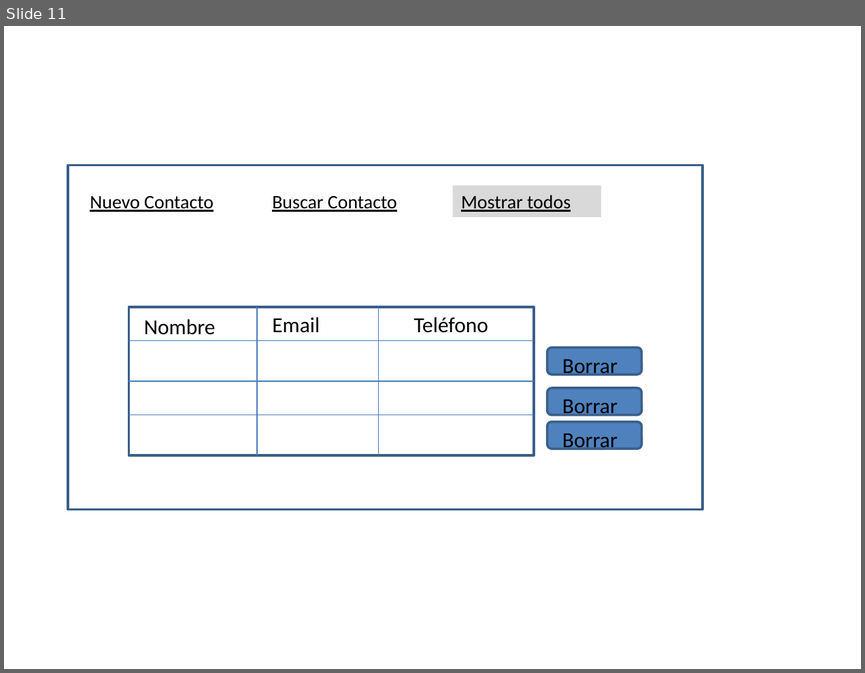
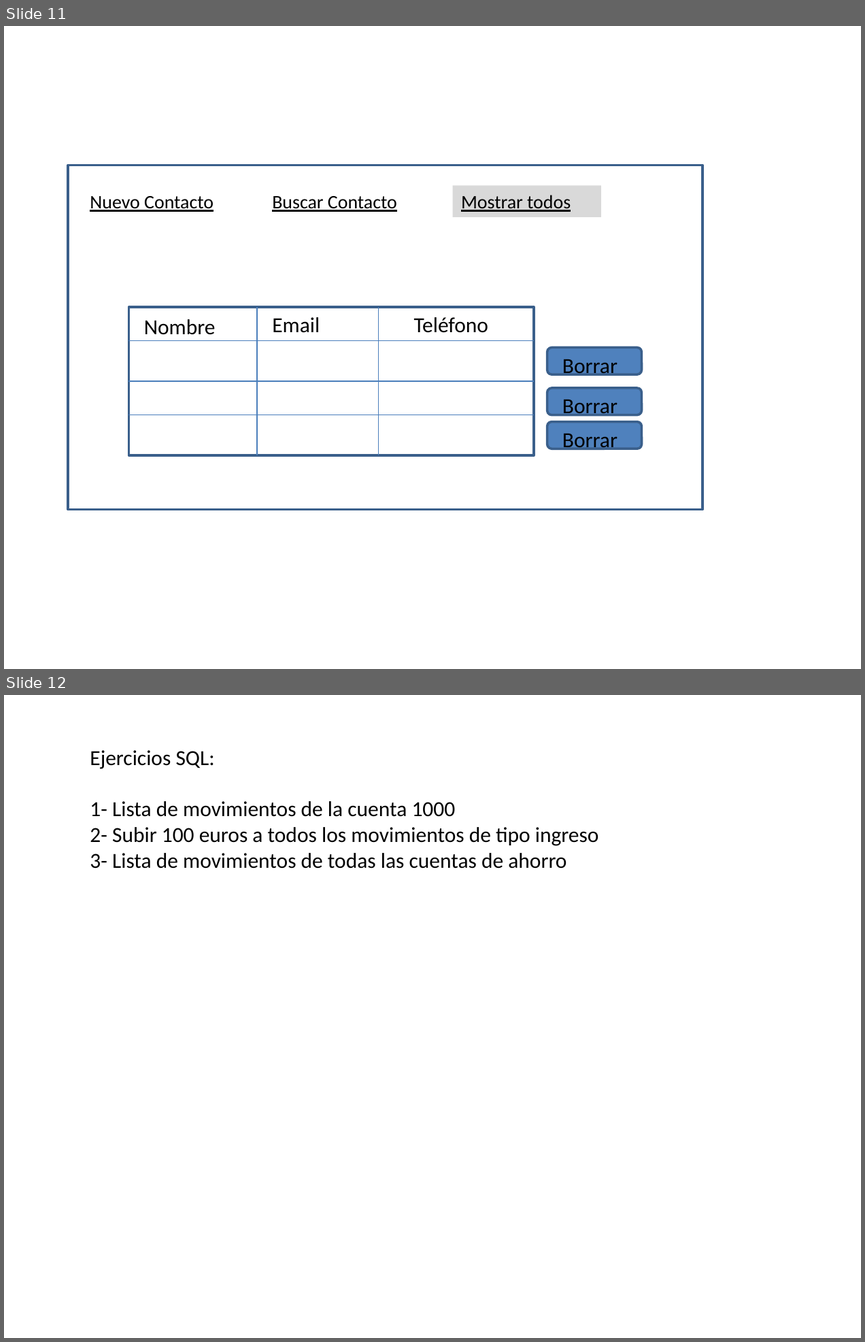
Before and after one commit to amartinsierra/angular2025, a slide deck: pizarra.pptx. Shown one above the other, each under a label of ours: slide 11 before the commit, slides 11 and 12 after it. The pictures are 865x673 and 865x1342 pixels, drawn with LibreOffice and Linux fonts; fonts in the diff are those of the drawing. Boxes give left, top, right and bottom in pixels: in the first picture for what was removed or moved away, otherwise in the second. Text is boxed around its words. In the diff, an @@ line names an element or a change of style, - is before the commit and + after.

```diff
--- a/pizarra.pptx
+++ b/pizarra.pptx
@@ slide 12 added at [4, 695, 861, 1338], background #FFFFFF @@
@@ text added at [90, 750, 599, 868], 18 pt, text #000000 @@
+Ejercicios SQL:
+1- Lista de movimientos de la cuenta 1000
+2- Subir 100 euros a todos los movimientos de tipo ingreso
+3- Lista de movimientos de todas las cuentas de ahorro
```
Also in this commit, not shown: 3 other files.
